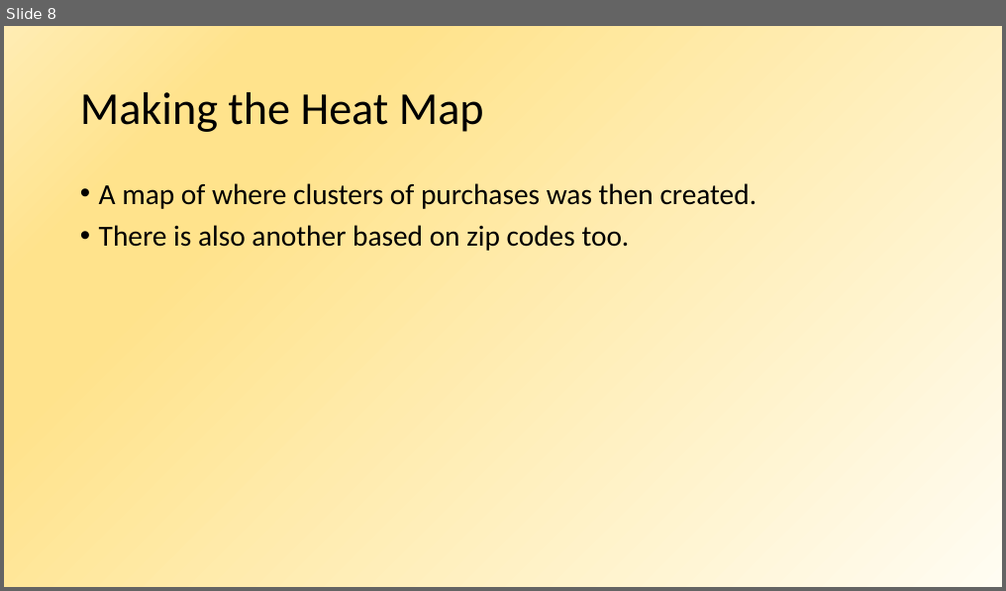
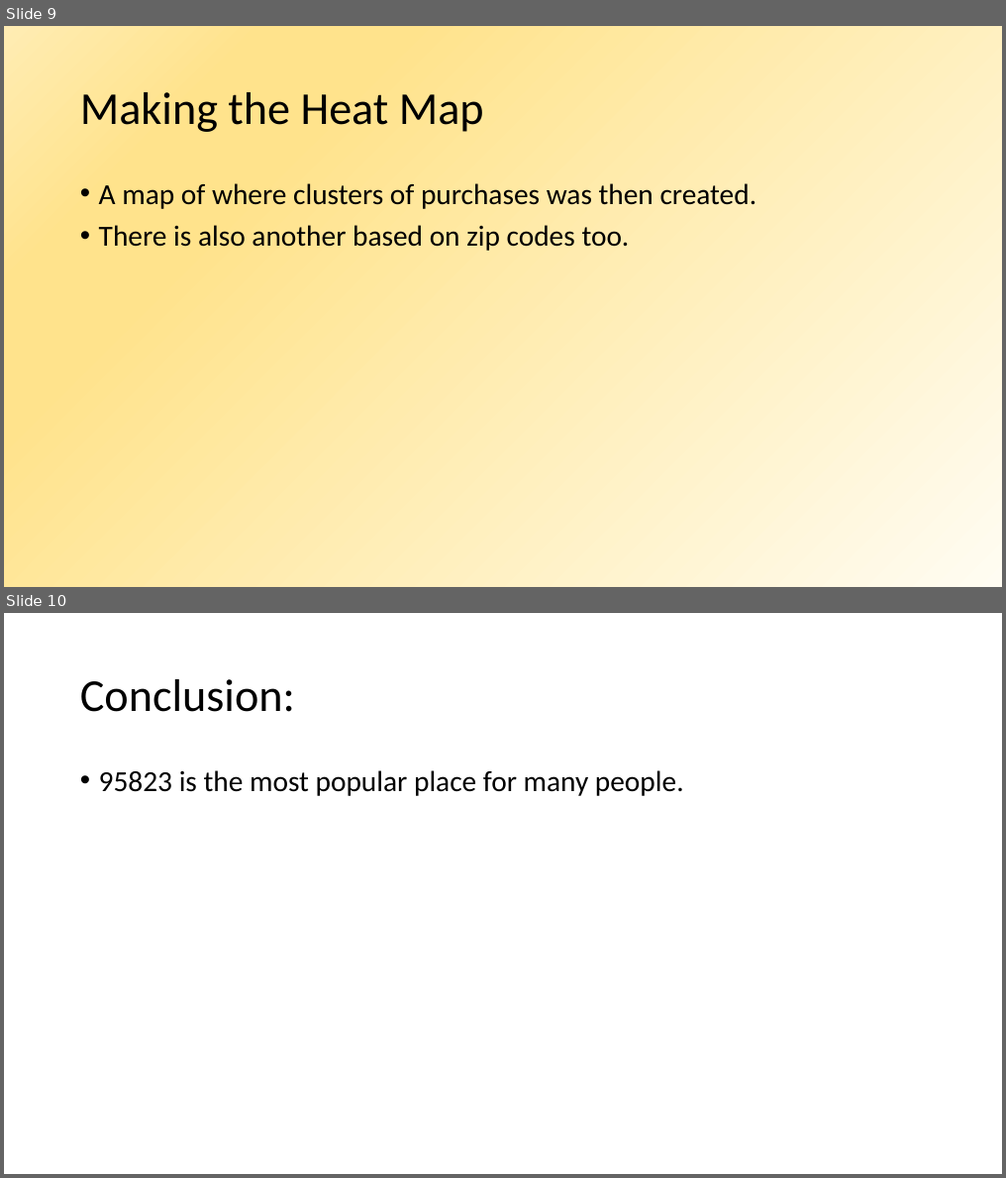
Before and after one commit to scavazos4/Project_One, a slide deck: Sacramento Real Estate.pptx. Shown one above the other, each under a label of ours: slide 8 before the commit, slides 9 and 10 after it. The pictures are 1006x591 and 1006x1178 pixels, drawn with LibreOffice and Linux fonts; fonts in the diff are those of the drawing; background and template pictures are left out. Boxes give left, top, right and bottom in pixels: in the first picture for what was removed or moved away, otherwise in the second. Text is boxed around its words. In the diff, an @@ line names an element or a change of style, - is before the commit and + after.

```diff
--- a/Sacramento Real Estate.pptx
+++ b/Sacramento Real Estate.pptx
@@ slide 10 added at (4,613,1002,1174), background picture (left out) @@
@@ title added at (80,679,295,712), 44 pt, text #000000 @@
+Conclusion:
@@ text added at (99,770,684,796), 28 pt, text #000000 @@
+• 95823 is the most popular place for many people.
@@ what was slide 8 is now slide 9 @@
```
Also in this commit, not shown: 2 slides changed, 2 other slides added, 1 slide removed.
